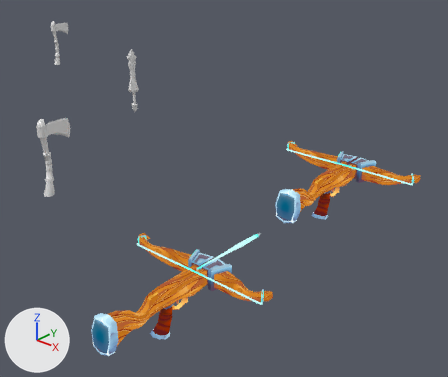
What one commit did to the Blender file blendFiles/Weapon.blend.
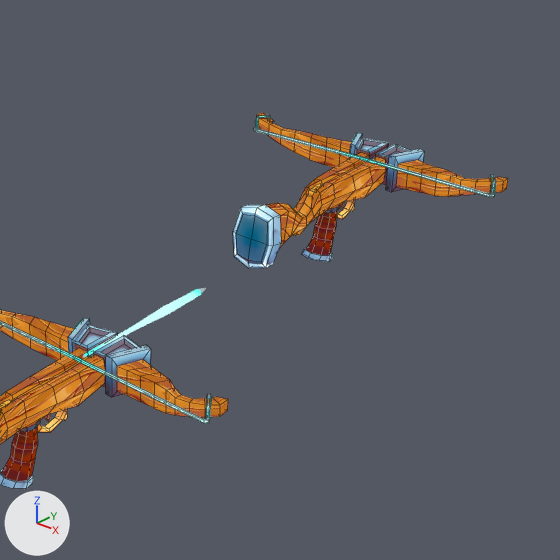
Old and new are each drawn whole from a 50 mm camera at (2.11, -1.98, 1.87) aimed at (-1.32, 1.89, -0.38) and again close up on the part from 34% to 100% of the width and 22% to 100% of the height. Lighting does not change. The marker at lower left points along +X, +Y and +Z. The first two pictures are the older version. The close-ups show mesh edges as thin lines.

Objects in the first close-up: 'Mesh_Arbalete', 'Mesh_Arbalete.001', 'Mesh_Bolt_Arbalete'.
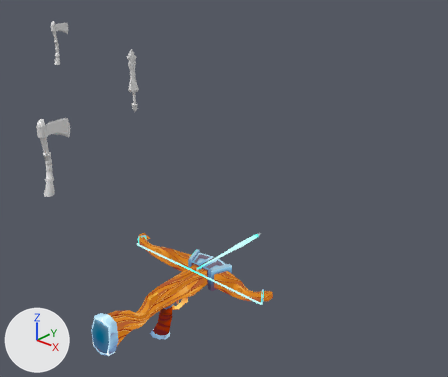
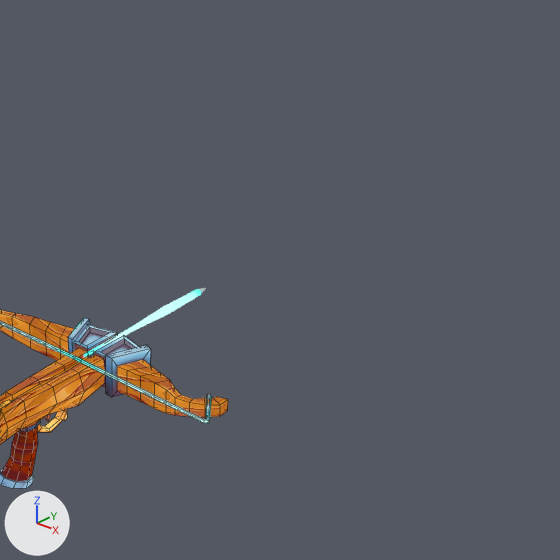
The change, as a diff of the scene's bpy script:
```diff
--- a/blendFiles/Weapon.blend.py
+++ b/blendFiles/Weapon.blend.py
@@ ob_mesh_arbalete_001 @@
-ob_mesh_arbalete_001 = bpy.data.objects.new('Mesh_Arbalete.001', me_mesh_arbalete_004)
-ob_mesh_arbalete_001.location = (0.16, 1.283, 0.298)
```

Location of each change, (x1, y1, x2, y2) in pixels of the close-ups (560 x 560 px):
'Mesh_Arbalete.001', deleted (orange)
    before: (233, 113, 508, 268)
